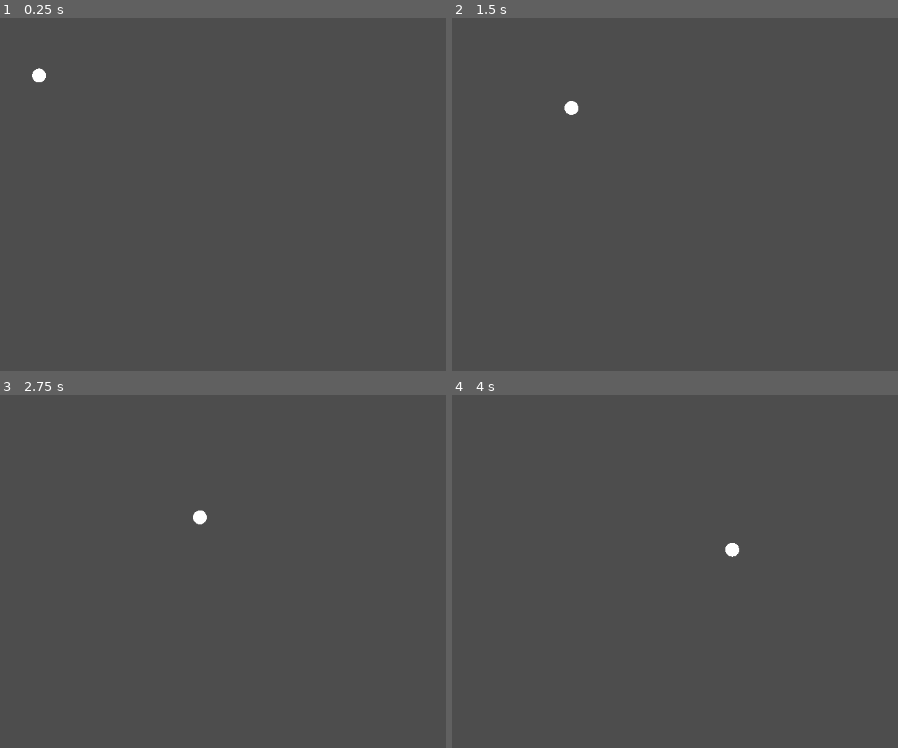
Above: before the commit, frames 1-4 (two rows, left to right).
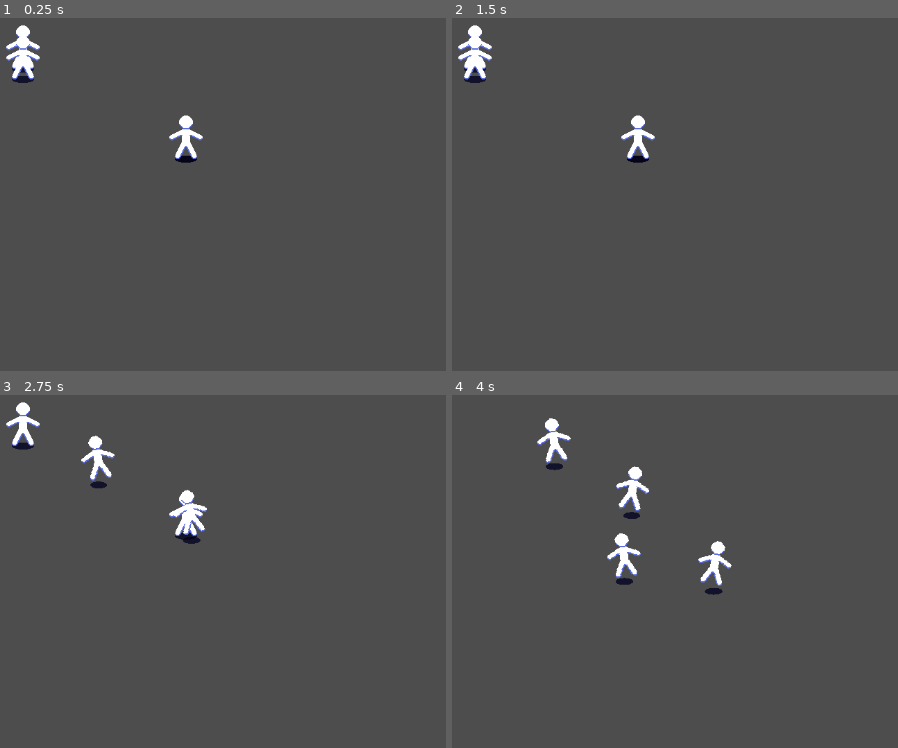
Above: after the commit, the same moments.

Repository: borknbeans/Mini-Jame-Gam-43
Game: Godot game, scene res://scenes/main.tscn
Same seed, same stepped clock (60 frames per second), same inputs: the game is played once before the commit and once after it.
Inputs:
- Up to frame 1 (0.25 s): no input
- Up to frame 2 (1.5 s): no input
- Up to frame 3 (2.75 s): no input
- Up to frame 4 (4 s): no input

The runs differ from the first frame. In frame 1, 1.3% of the frame differs, in the area x 1-46%, y 1-42%; in frame 2, 1.3%; in frame 3, 1.7%; in frame 4, 2.0%, in the area x 19-65%, y 6-57%.

Commit message:
added basic character png, basic animations, and updated man states

Diff:
--- a/project.godot
+++ b/project.godot
@@ -18,3 +18,7 @@
 [autoload]
 
 Utility="*res://scripts/util/Utility.gd"
+
+[rendering]
+
+textures/canvas_textures/default_texture_filter=0
--- a/scenes/main.tscn
+++ b/scenes/main.tscn
@@ -6,9 +6,19 @@
 [sub_resource type="RectangleShape2D" id="RectangleShape2D_0wfyh"]
 
 [node name="Main" type="Node2D"]
+y_sort_enabled = true
 script = ExtResource("1_0wfyh")
 
+[node name="Man4" parent="." instance=ExtResource("1_o5qli")]
+position = Vector2(470, 260)
+
+[node name="Man2" parent="." instance=ExtResource("1_o5qli")]
+position = Vector2(470, 260)
+
 [node name="Man" parent="." instance=ExtResource("1_o5qli")]
+position = Vector2(235, 145)
+
+[node name="Man3" parent="." instance=ExtResource("1_o5qli")]
 position = Vector2(235, 130)
 
 [node name="CongregationArea2D" type="Area2D" parent="."]
--- a/scenes/man.tscn
+++ b/scenes/man.tscn
@@ -1,33 +1,142 @@
-[gd_scene load_steps=8 format=3 uid="uid://cqdns67khhwch"]
+[gd_scene load_steps=13 format=3 uid="uid://cqdns67khhwch"]
 
 [ext_resource type="Script" uid="uid://bmn47mrsajm1s" path="res://scripts/man.gd" id="1_pgnoa"]
 [ext_resource type="Script" uid="uid://bvghd0v3ewt2o" path="res://scripts/util/state_machine.gd" id="1_v8st8"]
 [ext_resource type="Script" uid="uid://dtuwvi37lpphi" path="res://scripts/states/man/man_state_wander.gd" id="2_fo7j3"]
+[ext_resource type="Texture2D" uid="uid://bm8nwv7voj0gq" path="res://assets/man-neutral.png" id="2_reudx"]
 [ext_resource type="Script" uid="uid://0ht76qep22hg" path="res://scripts/states/man/man_state_idle.gd" id="3_62b7t"]
 [ext_resource type="Script" uid="uid://bjpcu3gqnboyo" path="res://scripts/states/man/man_state_follow.gd" id="3_pgnoa"]
 
-[sub_resource type="SphereMesh" id="SphereMesh_3k6uo"]
+[sub_resource type="Animation" id="Animation_reudx"]
+resource_name = "move"
+length = 0.5
+loop_mode = 1
+tracks/0/type = "value"
+tracks/0/imported = false
+tracks/0/enabled = true
+tracks/0/path = NodePath("Sprite2D:offset")
+tracks/0/interp = 1
+tracks/0/loop_wrap = true
+tracks/0/keys = {
+"times": PackedFloat32Array(0, 0.125, 0.25, 0.251, 0.375, 0.5),
+"transitions": PackedFloat32Array(0.310579, 1, 5.46416, 0.310579, 1, 5.46416),
+"update": 0,
+"values": [Vector2(0, 0), Vector2(0, -10), Vector2(0, 0), Vector2(0, 0), Vector2(0, -10), Vector2(0, 0)]
+}
+tracks/1/type = "value"
+tracks/1/imported = false
+tracks/1/enabled = true
+tracks/1/path = NodePath("Sprite2D:rotation")
+tracks/1/interp = 1
+tracks/1/loop_wrap = true
+tracks/1/keys = {
+"times": PackedFloat32Array(0, 0.125, 0.25, 0.251, 0.375, 0.5),
+"transitions": PackedFloat32Array(0.297302, 1, 5.46416, 0.378929, 1, 4.43828),
+"update": 0,
+"values": [0.0, -0.20944, 0.0, 0.0, 0.20944, 0.0]
+}
+tracks/2/type = "value"
+tracks/2/imported = false
+tracks/2/enabled = true
+tracks/2/path = NodePath("Shadow:scale")
+tracks/2/interp = 1
+tracks/2/loop_wrap = true
+tracks/2/keys = {
+"times": PackedFloat32Array(0, 0.125, 0.25, 0.375, 0.5),
+"transitions": PackedFloat32Array(1, 1, 1, 1, 1),
+"update": 0,
+"values": [Vector2(10, 32), Vector2(10, 22), Vector2(10, 32), Vector2(10, 22), Vector2(10, 32)]
+}
 
-[sub_resource type="CircleShape2D" id="CircleShape2D_v8st8"]
+[sub_resource type="Animation" id="Animation_ogi77"]
+length = 0.001
+tracks/0/type = "value"
+tracks/0/imported = false
+tracks/0/enabled = true
+tracks/0/path = NodePath("Sprite2D:offset")
+tracks/0/interp = 1
+tracks/0/loop_wrap = true
+tracks/0/keys = {
+"times": PackedFloat32Array(0),
+"transitions": PackedFloat32Array(1),
+"update": 0,
+"values": [Vector2(0, 0)]
+}
+tracks/1/type = "value"
+tracks/1/imported = false
+tracks/1/enabled = true
+tracks/1/path = NodePath("Sprite2D:rotation")
+tracks/1/interp = 1
+tracks/1/loop_wrap = true
+tracks/1/keys = {
+"times": PackedFloat32Array(0),
+"transitions": PackedFloat32Array(1),
+"update": 0,
+"values": [0.0]
+}
+tracks/2/type = "value"
+tracks/2/imported = false
+tracks/2/enabled = true
+tracks/2/path = NodePath("Shadow:scale")
+tracks/2/interp = 1
+tracks/2/loop_wrap = true
+tracks/2/keys = {
+"times": PackedFloat32Array(0),
+"transitions": PackedFloat32Array(1),
+"update": 0,
+"values": [Vector2(10, 32)]
+}
+
+[sub_resource type="AnimationLibrary" id="AnimationLibrary_6qbmn"]
+_data = {
+&"RESET": SubResource("Animation_ogi77"),
+&"move": SubResource("Animation_reudx")
+}
+
+[sub_resource type="CanvasItemMaterial" id="CanvasItemMaterial_reudx"]
+blend_mode = 3
+
+[sub_resource type="SphereMesh" id="SphereMesh_reudx"]
+
+[sub_resource type="CapsuleShape2D" id="CapsuleShape2D_ogi77"]
+radius = 12.0
+height = 64.0
 
 [node name="Man" type="CharacterBody2D"]
+collision_layer = 0
 script = ExtResource("1_pgnoa")
 follow_speed = 150.0
 metadata/_edit_group_ = true
 
-[node name="MeshInstance2D" type="MeshInstance2D" parent="."]
-scale = Vector2(20, 20)
-mesh = SubResource("SphereMesh_3k6uo")
+[node name="AnimationPlayer" type="AnimationPlayer" parent="."]
+libraries = {
+&"": SubResource("AnimationLibrary_6qbmn")
+}
+
+[node name="Shadow" type="MeshInstance2D" parent="."]
+modulate = Color(0.499696, 0.492176, 0.748793, 1)
+material = SubResource("CanvasItemMaterial_reudx")
+position = Vector2(3.8147e-06, -3.8147e-06)
+rotation = 1.5708
+scale = Vector2(10, 32)
+mesh = SubResource("SphereMesh_reudx")
+
+[node name="Sprite2D" type="Sprite2D" parent="."]
+position = Vector2(0, -32)
+texture = ExtResource("2_reudx")
 
 [node name="CollisionShape2D" type="CollisionShape2D" parent="."]
-shape = SubResource("CircleShape2D_v8st8")
+visible = false
+position = Vector2(0, -31)
+shape = SubResource("CapsuleShape2D_ogi77")
 
 [node name="IdleTimer" type="Timer" parent="."]
 unique_name_in_owner = true
 one_shot = true
 
-[node name="StateMachine" type="Node" parent="."]
+[node name="StateMachine" type="Node" parent="." node_paths=PackedStringArray("initial_state")]
 script = ExtResource("1_v8st8")
+initial_state = NodePath("ManStateIdle")
 metadata/_custom_type_script = "uid://bvghd0v3ewt2o"
 
 [node name="ManStateWander" type="Node" parent="StateMachine"]
--- a/scripts/man.gd
+++ b/scripts/man.gd
@@ -5,3 +5,4 @@
 @export var follow_speed: float = 100
 
 @onready var congregation_area_2d: Area2D = %CongregationArea2D
+@onready var animation_player: AnimationPlayer = $AnimationPlayer
--- a/scripts/states/man/man_state_follow.gd
+++ b/scripts/states/man/man_state_follow.gd
@@ -1,5 +1,10 @@
 class_name ManStateFollow
 extends ManState
+
+## Called by the state machine upon changing the active state. The `data` parameter
+## is a dictionary with arbitrary data the state can use to initialize itself.
+func enter(previous_state_path: String, data := {}) -> void:
+	man.animation_player.play("move")
 
 ## Called by the state machine on the engine's main loop tick.
 func physics_update(_delta: float) -> void:
--- a/scripts/states/man/man_state_idle.gd
+++ b/scripts/states/man/man_state_idle.gd
@@ -8,6 +8,7 @@
 ## is a dictionary with arbitrary data the state can use to initialize itself.
 func enter(previous_state_path: String, data := {}) -> void:
 	man.velocity = Vector2.ZERO
+	man.animation_player.stop()
 
 	var idle_time: float = randf_range(min_idle_time, max_idle_time)
 	idle_timer.start(idle_time)
--- a/scripts/states/man/man_state_wander.gd
+++ b/scripts/states/man/man_state_wander.gd
@@ -7,8 +7,7 @@
 ## is a dictionary with arbitrary data the state can use to initialize itself.
 func enter(previous_state_path: String, data := {}) -> void:
 	random_point = _get_random_point()
-	print(random_point)
-	pass
+	man.animation_player.play("move")
 
 ## Called by the state machine on the engine's main loop tick.
 func physics_update(_delta: float) -> void:
--- a/scripts/util/state_machine.gd
+++ b/scripts/util/state_machine.gd
@@ -33,8 +33,6 @@
 		printerr(owner.name + ": Trying to transition to state " + target_state_path + " but it does not exist.")
 		return
 
-	print(owner.name + ": Trying to transition to state " + target_state_path)
-
 	var previous_state_path := state.name
 	state.exit()
 	state = get_node(target_state_path)
Binary file added: assets/man-neutral.png
Not shown, added: assets/man-neutral.png.import
Binary file added: assets/man-sprite.aseprite
